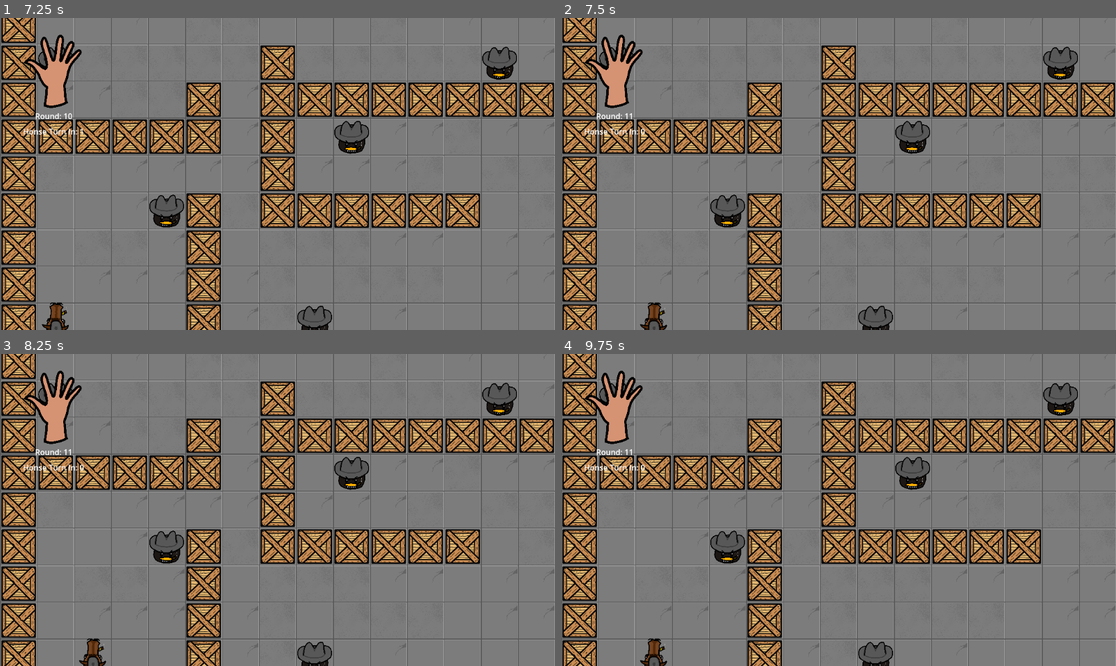
Above: before the commit, frames 1-4 (two rows, left to right).
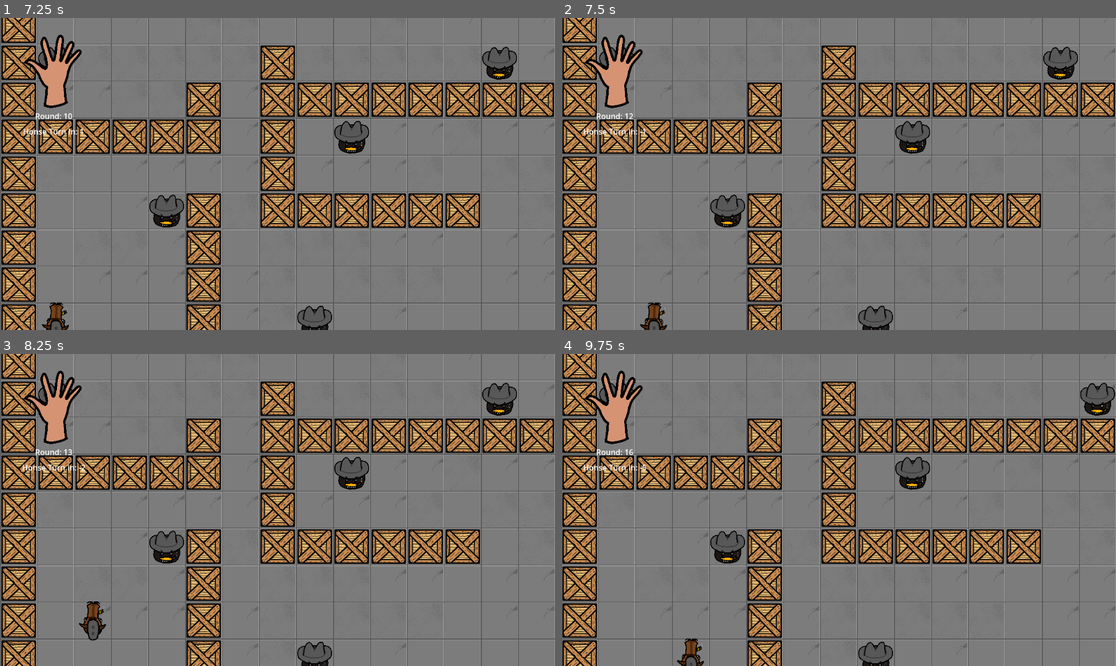
Above: after the commit, the same moments.

Repository: AT0M1X/TheHorseheadPact
Game: Godot game, scene res://scenes/main/Main.tscn
The game is run twice, just before and just after one commit, with the same random seed, the same clock (stepped at 60 frames per second) and the same inputs.
Inputs (mouse positions are in pixels of both pictures, inside the frame that each line leads up to):
- Up to frame 1 (7.25 s): click (355, 239) at 0.5 s; tap Enter at 1.25, 2.75, 4.25 s; hold D (move_right) 1.28-2.03 s; hold Space (shoot) 1.28-2.03 s; hold S (move_down) 2.03-2.78 s; tap Space (shoot) at 2.1, 3.6, 5.75, 5.85 s; hold D (move_right) 2.78-3.53 s; hold Space (shoot) 2.78-3.53 s; hold W (move_up) 3.53-4.28 s; hold A (move_left) 4.28-5 s; hold Space (shoot) 4.28-5 s; click (355, 239) at 5 s; hold A (move_left) 5.78-6.53 s; hold S (move_down) from 6.53 s (still down); hold Space (shoot) from 6.53 s (still down)
- Up to frame 2 (7.5 s): release S (move_down) at 7.28 s; release Space (shoot) at 7.28 s; hold D (move_right) from 7.28 s (still down); tap Space (shoot) at 7.35 s
- Up to frame 3 (8.25 s): release D (move_right) at 8.03 s; hold W (move_up) from 8.03 s (still down); hold Space (shoot) from 8.03 s (still down)
- Up to frame 4 (9.75 s): release W (move_up) at 8.78 s; release Space (shoot) at 8.78 s; hold D (move_right) 8.78-9.53 s; tap Space (shoot) at 8.85 s; hold S (move_down) from 9.53 s (still down); hold Space (shoot) from 9.53 s (still down)

Frame 1 is identical in both runs. In frame 2, 0.1% of the frame differs, in the area x 4-16%, y 30-38%; in frame 3, 0.7%; in frame 4, 1.7%, in the area x 4-100%, y 9-100%.

Commit message:
Sounds and fix for player

Diff:
--- a/autoload/DealManager.gd
+++ b/autoload/DealManager.gd
@@ -17,7 +17,7 @@
 signal forced_turn_action(action: String)
 
 func pick_deal():
-	current_deal = deal_list[deal_to_pick+randi_range(-1,1)]
+	current_deal = deal_list[deal_to_pick]
 	deal_to_pick += 1
 	reset_deals()
 
--- a/scripts/actors/Player.gd
+++ b/scripts/actors/Player.gd
@@ -77,9 +77,17 @@
 	match deal_type:
 		"move up":
 			try_move(Vector2.UP)
+			print(deal_type)
+			DealManager.forced_turn_completed()
 		"move down":
 			try_move(Vector2.DOWN)
+			print(deal_type)
+			DealManager.forced_turn_completed()
 		"move right":
 			try_move(Vector2.RIGHT)
+			print(deal_type)
+			DealManager.forced_turn_completed()
 		"move left":
 			try_move(Vector2.LEFT)
+			print(deal_type)
+			DealManager.forced_turn_completed()
Not shown, added: Sounds/What do you say.wav.import
Not shown, added: Sounds/av.wav.import
Not shown, added: Sounds/haha.wav.import
Not shown, added: Sounds/vrinsk.wav.import
Not shown, added: Sounds/What do you say.wav
Not shown, added: Sounds/av.wav
Not shown, added: Sounds/haha.wav
Not shown, added: Sounds/vrinsk.wav
